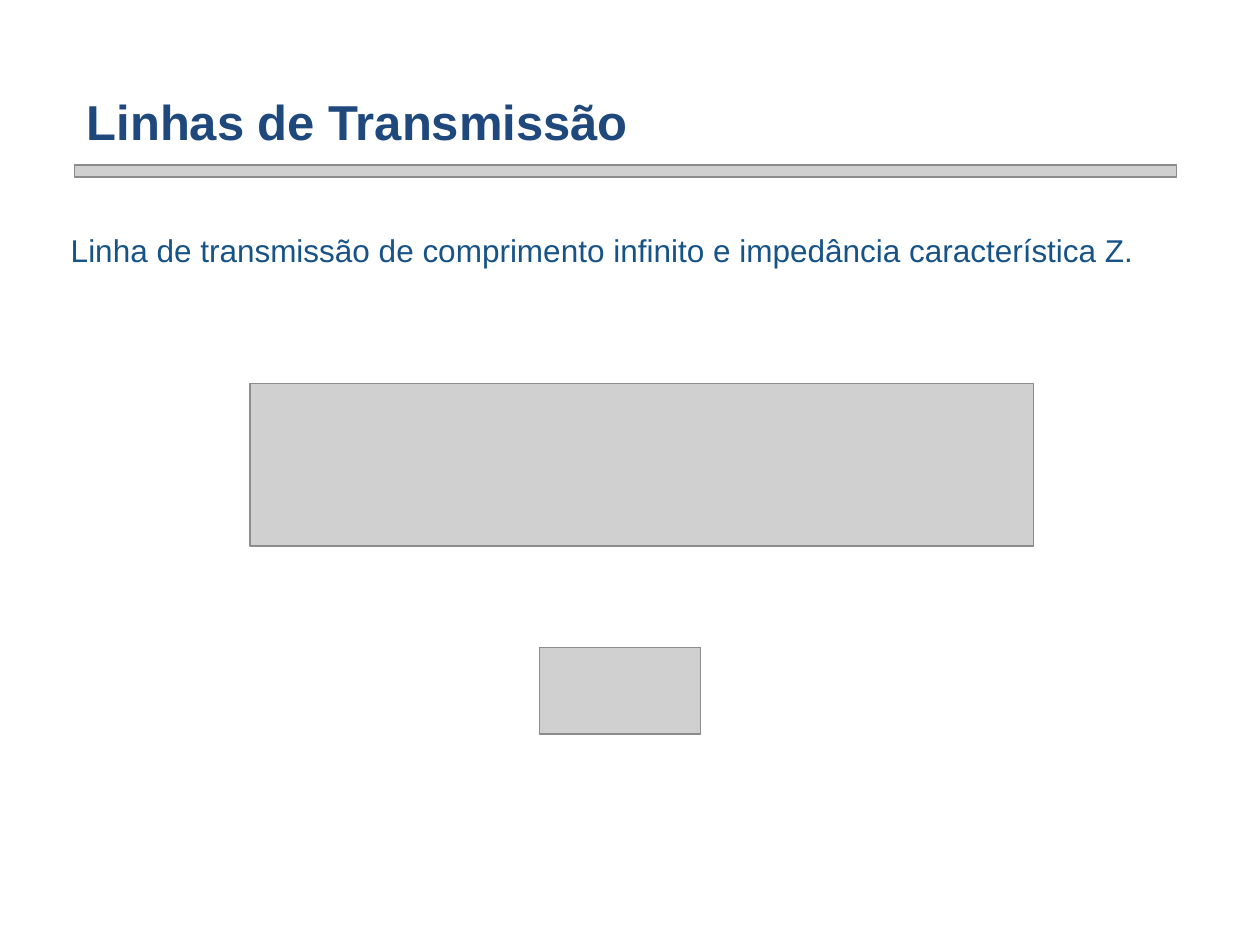
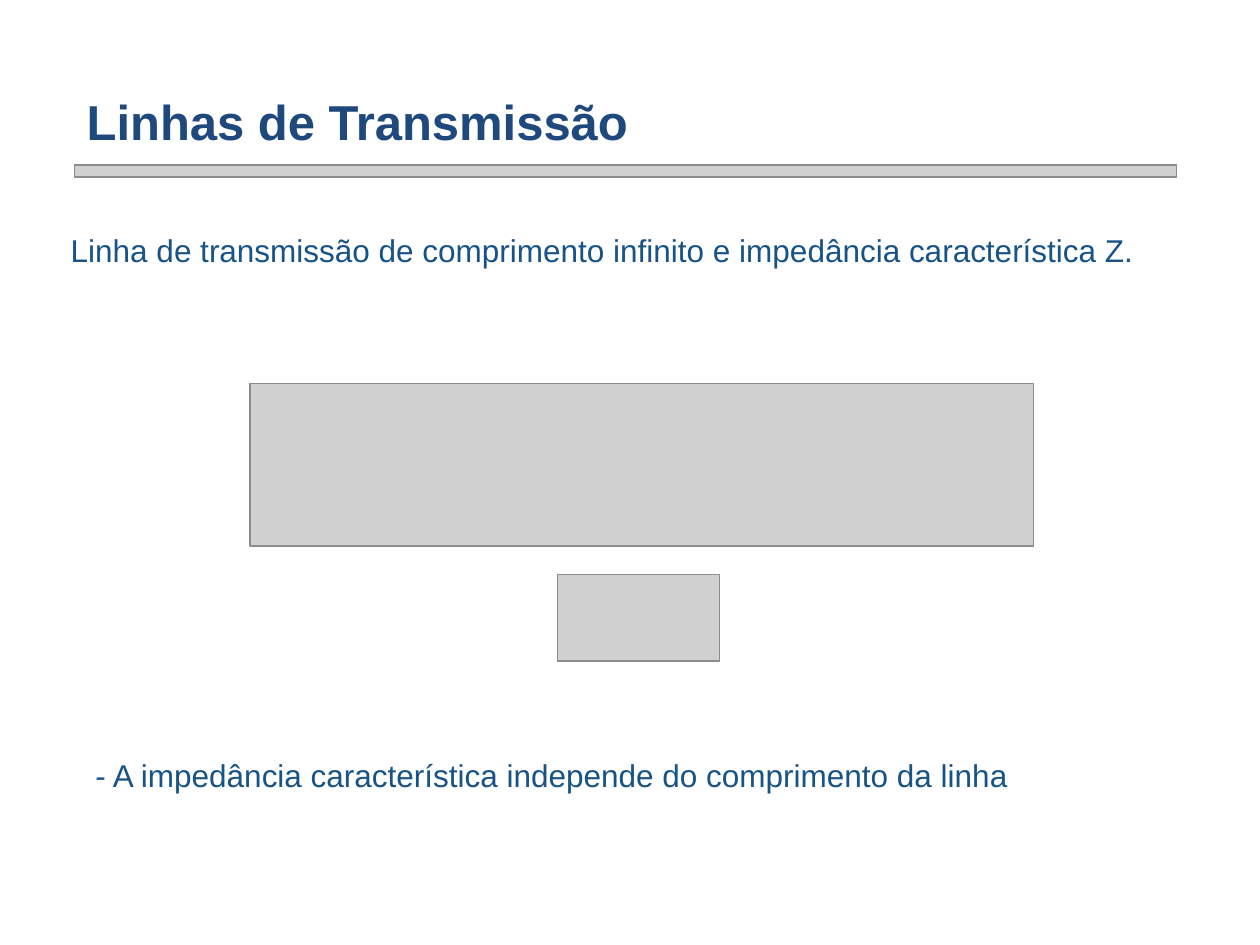
Before and after one commit to smarley2/PSE, a slide deck: slide 5 of Apresentação PSE/Transmission Lines PCB signal Integrity-draft.pptx (slide 4 before the commit). Drawn at 1260x945 pixels with LibreOffice and Linux fonts; fonts in the diff are those of the drawing; grey boxes stand for pictures; background and template pictures are left out. Boxes give left, top, right and bottom in pixels: in the first picture for what was removed or moved away, otherwise in the second. Text is boxed around its words. In the diff, an @@ line names an element or a change of style, - is before the commit and + after.

```diff
--- a/Apresentação PSE/Transmission Lines PCB signal Integrity-draft.pptx
+++ b/Apresentação PSE/Transmission Lines PCB signal Integrity-draft.pptx
@@ picture moved from (x1=539, y1=648, x2=701, y2=735) to (x1=558, y1=575, x2=719, y2=662) @@
@@ text added at (x1=113, y1=763, x2=1008, y2=793), 18 pt, text #175386 @@
+  - A impedância característica independe do comprimento da linha
```
Also in this commit, not shown: 4 other slides changed, 7 slides added, 13 slides removed.
